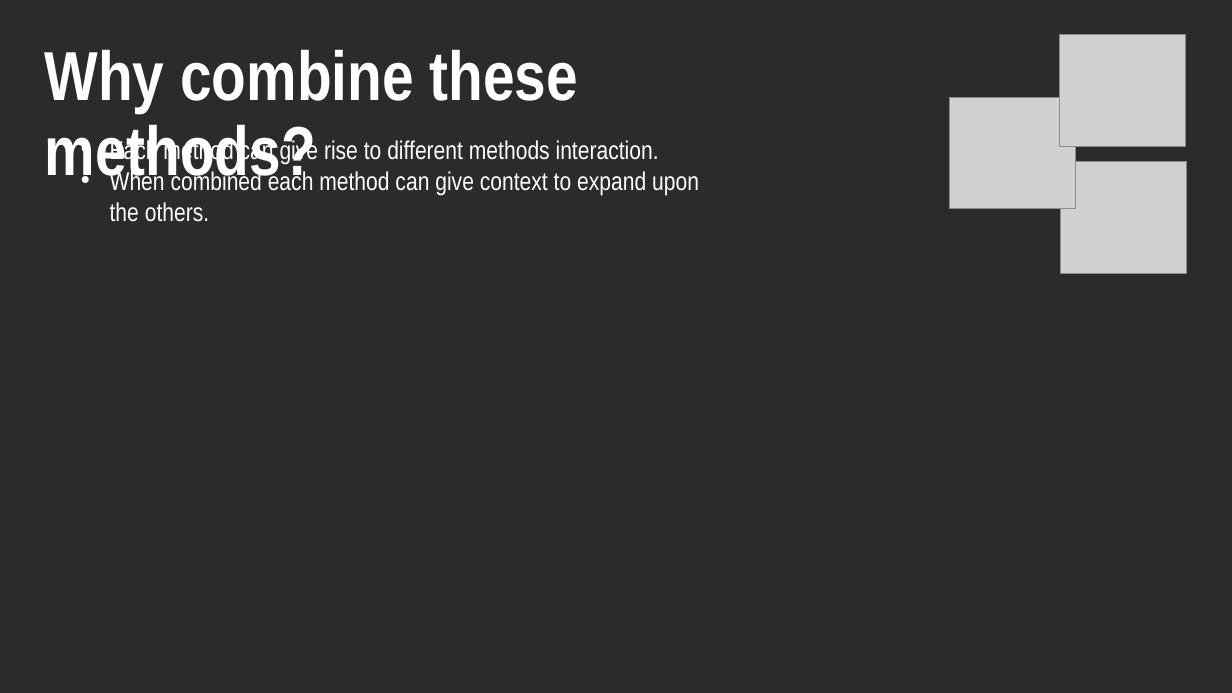
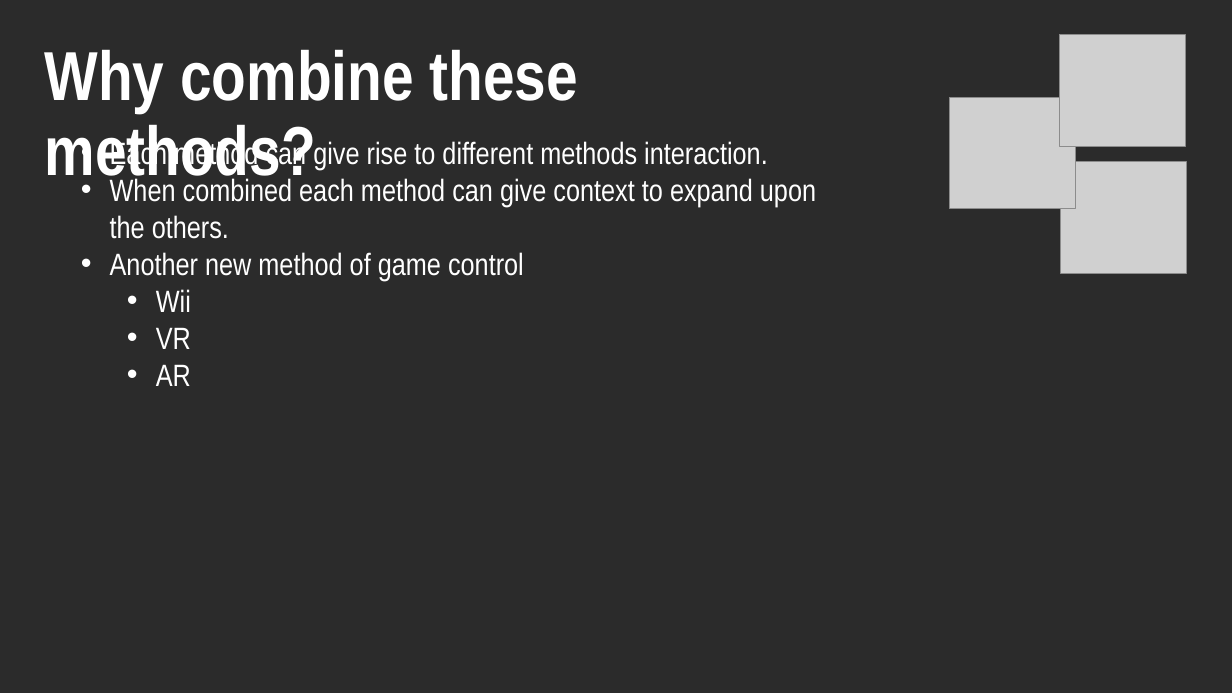
Before and after one commit to Keiishkii/Final-Year-Project, a slide deck: slide 6 of - Presentations/Pre-Proposal Presentation.pptx. Drawn at 1232x693 pixels with LibreOffice and Linux fonts; fonts in the diff are those of the drawing; grey boxes stand for pictures; background and template pictures are left out; a plain dark background stands for a picture behind light text. Boxes give left, top, right and bottom in pixels: in the first picture for what was removed or moved away, otherwise in the second. Text is boxed around its words. In the diff, an @@ line names an element or a change of style, - is before the commit and + after.

```diff
--- a/- Presentations/Pre-Proposal Presentation.pptx
+++ b/- Presentations/Pre-Proposal Presentation.pptx
@@ text at box(110, 139, 816, 239): size 20 to 24 pt in "Each method can give rise to different ...", "When combined each method can give context ..." @@
@@ text at box(110, 252, 524, 349): paragraphs added @@
+• Another new method of game control
+  • Wii
+  • VR
+  • AR
```
Also in this commit, not shown: 5 other slides changed, 1 other file.
